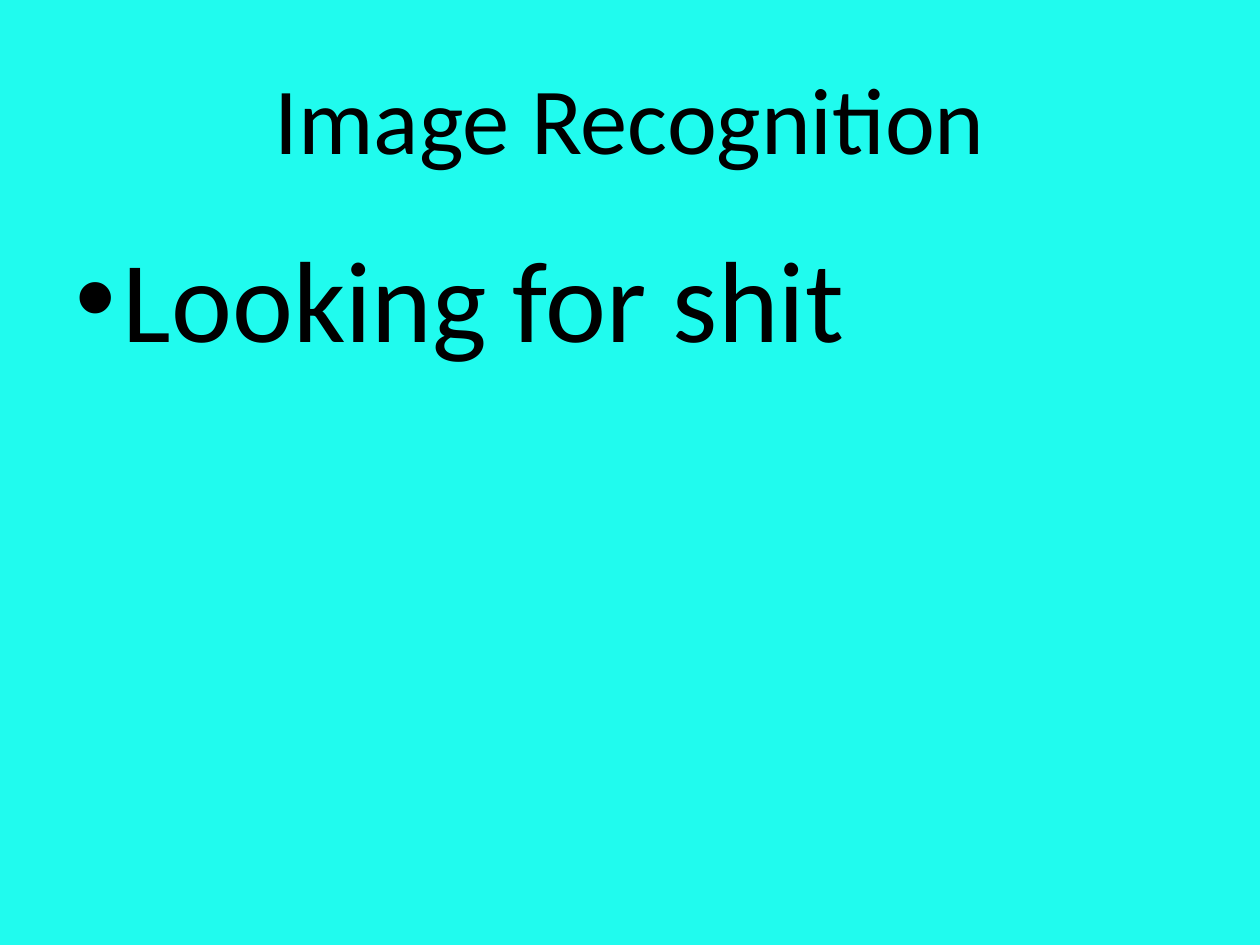
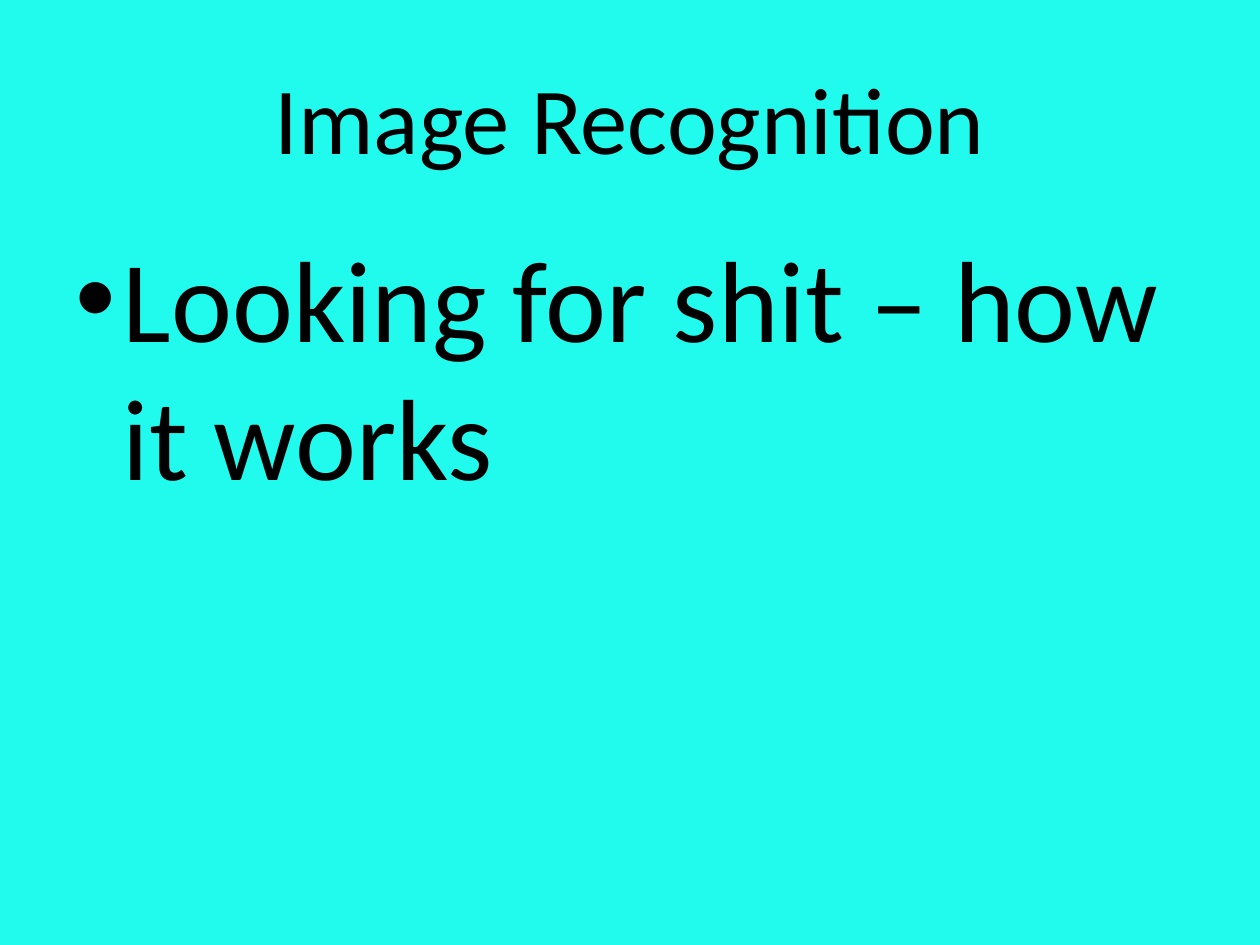
Before and after one commit to jwarshaw/RaspberryDrive, a slide deck: slide 10 of PowerPoint - Raspberry Drive.pptx (slide 8 before the commit). Drawn at 1260x945 pixels with LibreOffice and Linux fonts; fonts in the diff are those of the drawing. Boxes give left, top, right and bottom in pixels: in the first picture for what was removed or moved away, otherwise in the second. Text is boxed around its words. In the diff, an @@ line names an element or a change of style, - is before the commit and + after.

```diff
--- a/PowerPoint - Raspberry Drive.pptx
+++ b/PowerPoint - Raspberry Drive.pptx
@@ text at (123, 261, 1158, 481): text changed @@
-• Looking for shit
+• Looking for shit – how it works
```
Also in this commit, not shown: 5 other slides changed, 7 slides added, 1 other file.
